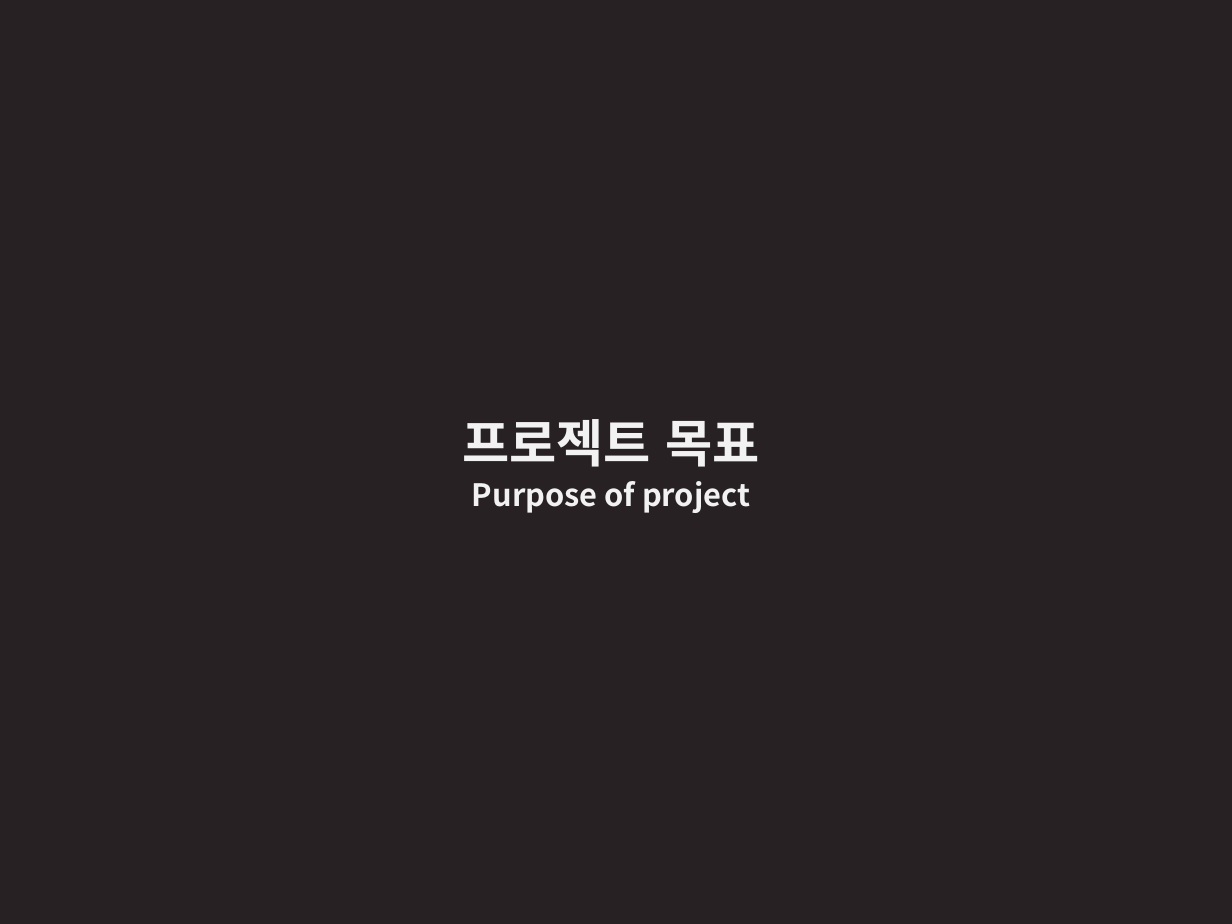
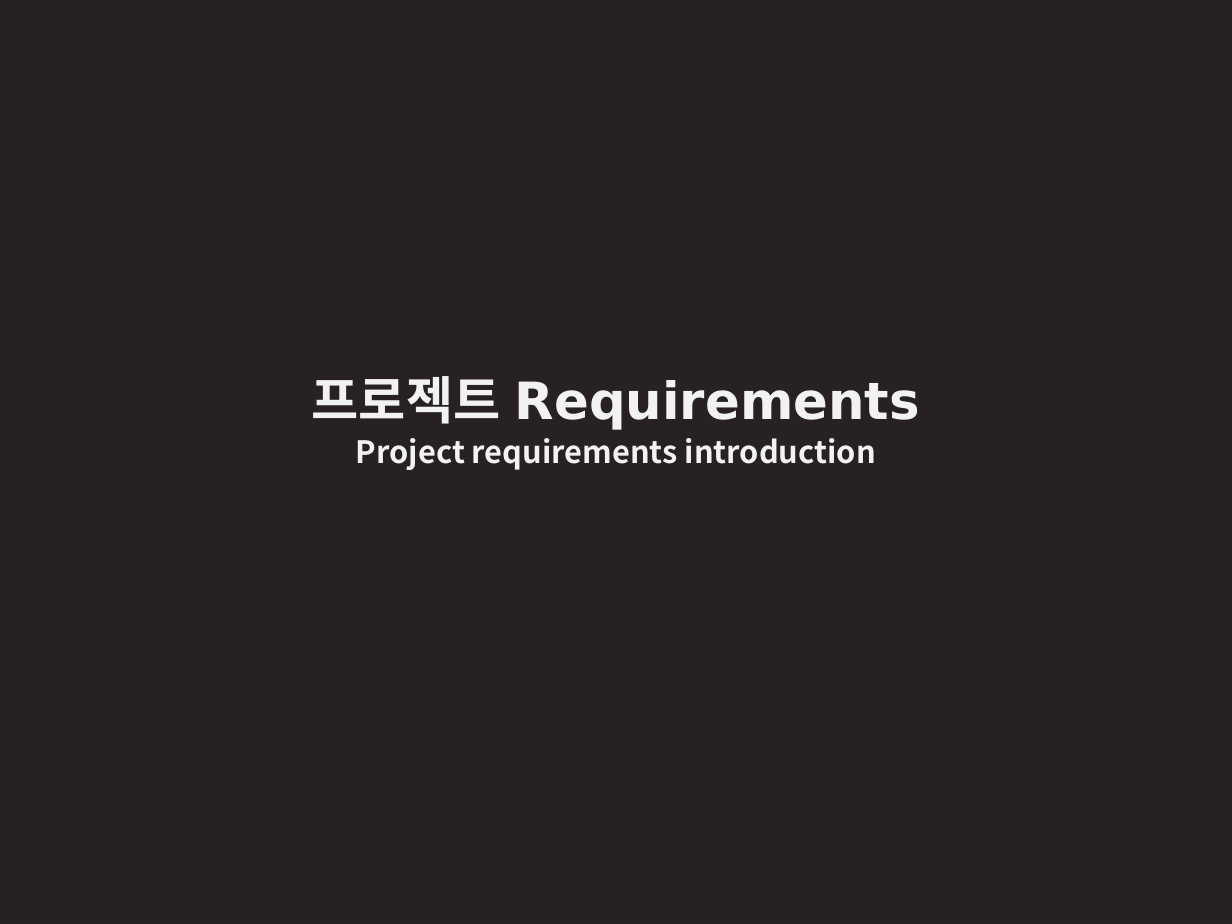
Before and after one commit to DaeunYoon/6team, a slide deck: slide 9 of 6조 발표자료.pptx. Drawn at 1232x924 pixels with LibreOffice and Linux fonts; fonts in the diff are those of the drawing. Boxes give left, top, right and bottom in pixels: in the first picture for what was removed or moved away, otherwise in the second. Text is boxed around its words. In the diff, an @@ line names an element or a change of style, - is before the commit and + after.

```diff
--- a/6조 발표자료.pptx
+++ b/6조 발표자료.pptx
@@ text at (312, 376, 920, 430): text changed; font Noto Sans CJK KR to DejaVu Sans @@
-프로젝트 목표
+프로젝트 Requirements
@@ text at (356, 438, 876, 470): text changed @@
-Purpose of project
+Project requirements introduction
```
Also in this commit, not shown: 8 other slides changed, 2 slides added, 3 slides removed.
